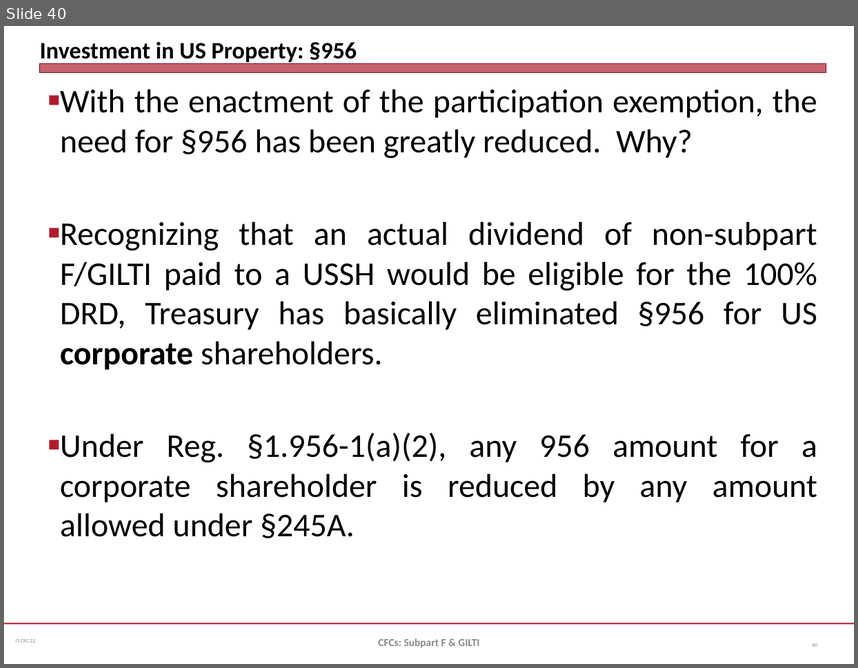
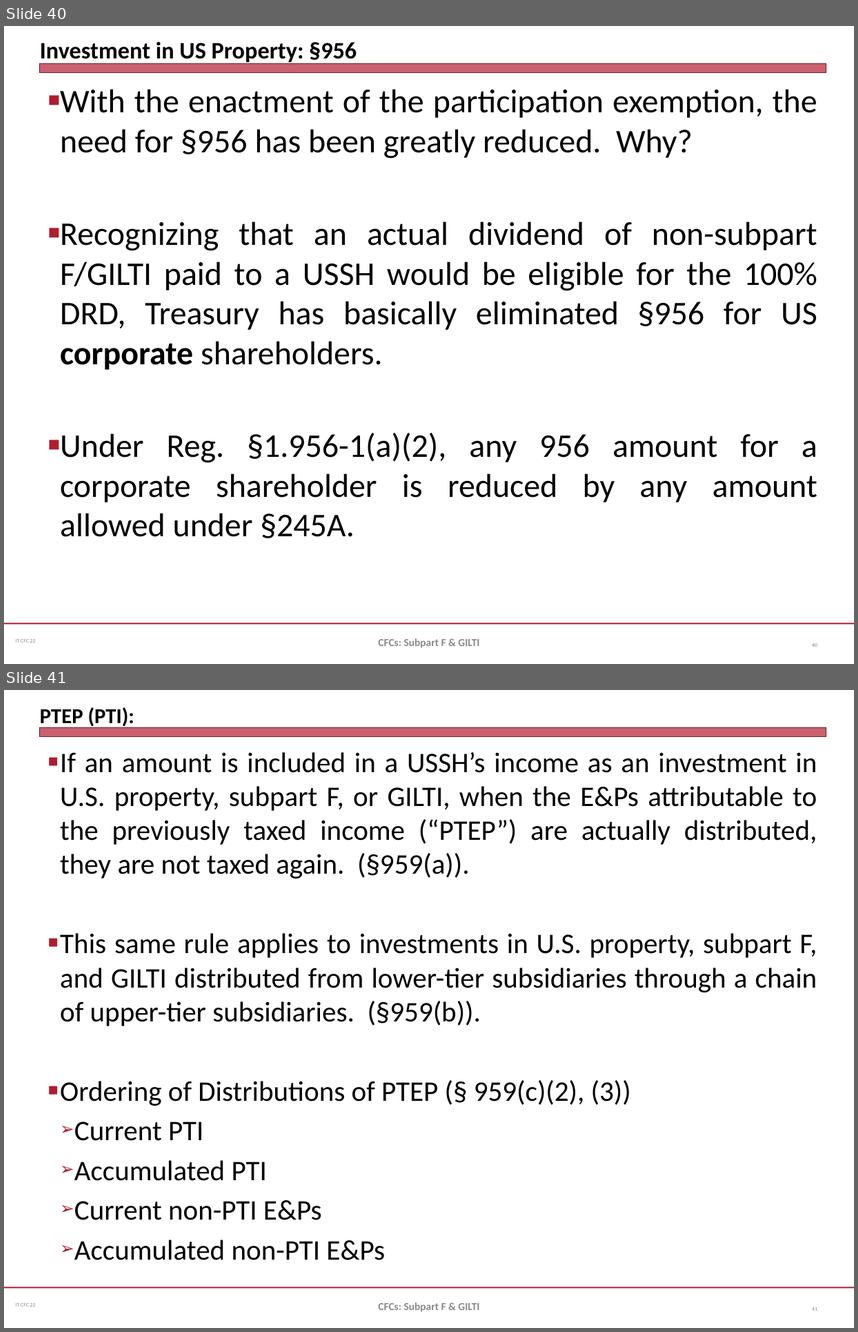
Before and after one commit to jmc877/International-Tax, a slide deck: slides/IT_CFC_22_1.pptx. Shown one above the other, each under a label of ours: slide 40 before the commit, slides 40 and 41 after it. The pictures are 858x668 and 858x1332 pixels, drawn with LibreOffice and Linux fonts; fonts in the diff are those of the drawing. Boxes give left, top, right and bottom in pixels: in the first picture for what was removed or moved away, otherwise in the second. Text is boxed around its words. In the diff, an @@ line names an element or a change of style, - is before the commit and + after.

```diff
--- a/slides/IT_CFC_22_1.pptx
+++ b/slides/IT_CFC_22_1.pptx
@@ slide 41 added at (x1=4, y1=690, x2=854, y2=1328), background #FFFFFF; not listed: 3 template elements that a slide beside it also shows @@
@@ title added at (x1=40, y1=707, x2=134, y2=729), 18 pt, text #000000, bold @@
+PTEP (PTI):
@@ text added at (x1=60, y1=752, x2=818, y2=1260), 24 pt, text #000000 @@
+■ If an amount is included in a USSH’s income as an investment in U.S. property, subpart F, or GILTI, when the E&Ps attributable to the previously taxed income (“PTEP”) are actually distributed, they are not taxed again. (§959(a)).
+■ This same rule applies to investments in U.S. property, subpart F, and GILTI distributed from lower-tier subsidiaries through a chain of upper-tier subsidiaries. (§959(b)).
+■ Ordering of Distributions of PTEP (§ 959(c)(2), (3))
+  ➢ Current PTI
+  ➢ Accumulated PTI
+  ➢ Current non-PTI E&Ps
+  ➢ Accumulated non-PTI E&Ps
@@ text added at (x1=378, y1=1302, x2=479, y2=1312), 9 pt, text #898989, bold @@
+CFCs: Subpart F & GILTI
@@ page number added at (x1=812, y1=1307, x2=818, y2=1310), 4.5 pt, text #808080 @@
+41
```
Also in this commit, not shown: 6 other slides added, 2 other files.
